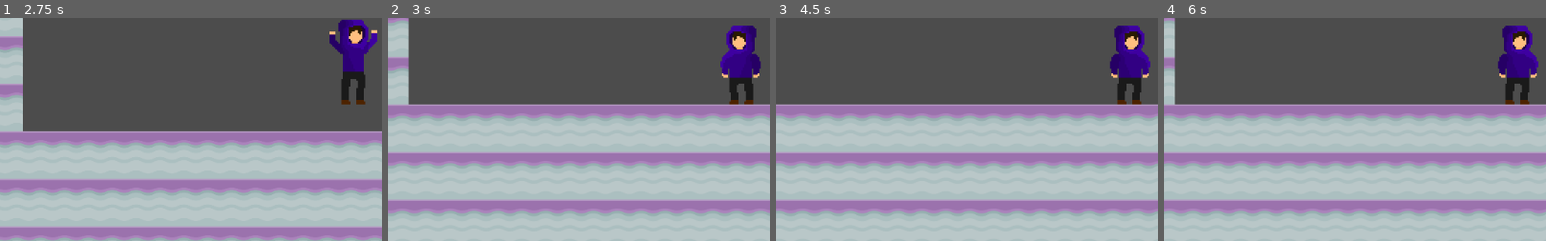
Above: before the commit, frames 1-4 (left to right).
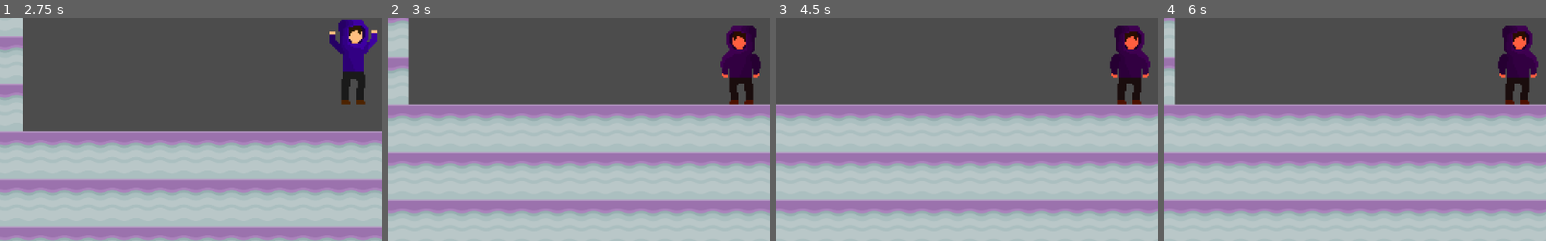
Above: after the commit, the same moments.

Repository: ncbarber/final-Databreak
Game: Godot game, scene res://ScreenStart/ScreenStart.tscn
The game is run twice, just before and just after one commit, with the same random seed, the same clock (stepped at 60 frames per second) and the same inputs.
Inputs:
- Up to frame 1 (2.75 s): click "Play" at 0.5 s; tap Enter at 1.25 s; hold Space (jump) 1.28-2.03 s; hold Right (move_right) from 1.28 s (still down); tap Space (jump) at 2.1, 2.27, 2.57 s
- Up to frame 2 (3 s): release Right (move_right) at 2.78 s; hold Left (move_left) from 2.78 s (still down); hold Space (jump) from 2.78 s (still down)
- Up to frame 3 (4.5 s): tap Enter at 3.5 s; release Left (move_left) at 3.53 s; release Space (jump) at 3.53 s; hold Right (move_right) from 3.53 s (still down); tap Space (jump) at 3.6, 3.77, 4.07 s; hold Space (jump) from 4.28 s (still down)
- Up to frame 4 (6 s): release Right (move_right) at 5.03 s; release Space (jump) at 5.03 s; hold Left (move_left) 5.03-5.78 s; tap Space (jump) at 5.1, 5.27, 5.57 s; hold Right (move_right) from 5.78 s (still down); hold Space (jump) from 5.78 s (still down)
The pictures show only the part of the screen within x 4-54%, y 40-90%; the shares and areas given below are measured in that part.

Frame 1 is identical in both runs. In frame 2, 1.9% of the frame differs, in the area x 87-98%, y 3-27%; in frame 3, 1.9%; in frame 4, 1.9%.

Commit message:
Add functionality of increased jump after holding crouch

Diff:
--- a/project/Player/Player.gd
+++ b/project/Player/Player.gd
@@ -40,6 +40,14 @@
 		$AnimatedSprite.animation = "crouch"
 		$AnimatedSprite.play()
 		is_crouched = true
+		jump_speed = -1250
+		if is_jumping == false:
+			yield(get_tree().create_timer(1.0), "timeout")
+			jump_speed = -1750
+			get_node("AnimatedSprite").set_modulate(Color(1, .5, .5))
+			if is_crouched == false:
+				get_node("AnimatedSprite").set_modulate(Color(1, 1, 1))
+
 
 	if jump and is_on_floor():
 		$AnimatedSprite.animation = "jump"
@@ -49,6 +57,7 @@
 		velocity.y = jump_speed
 
 	if !is_on_floor():
+		get_node("AnimatedSprite").set_modulate(Color(1, 1, 1))
 		$AnimatedSprite.animation = "jump"
 		$AnimatedSprite.play()
 
Not shown: 3 places in project/Player/Player.tscn that only renumber resources
